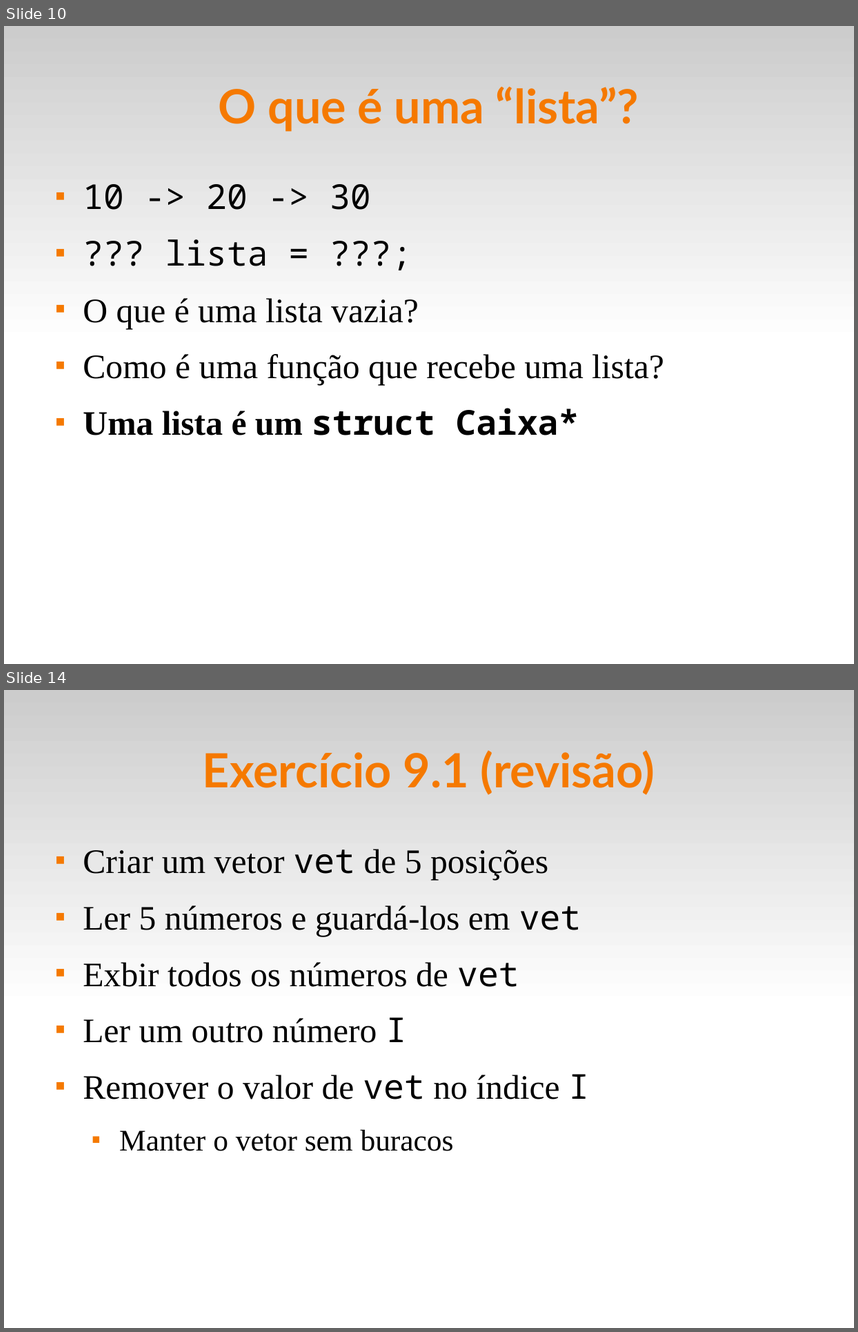
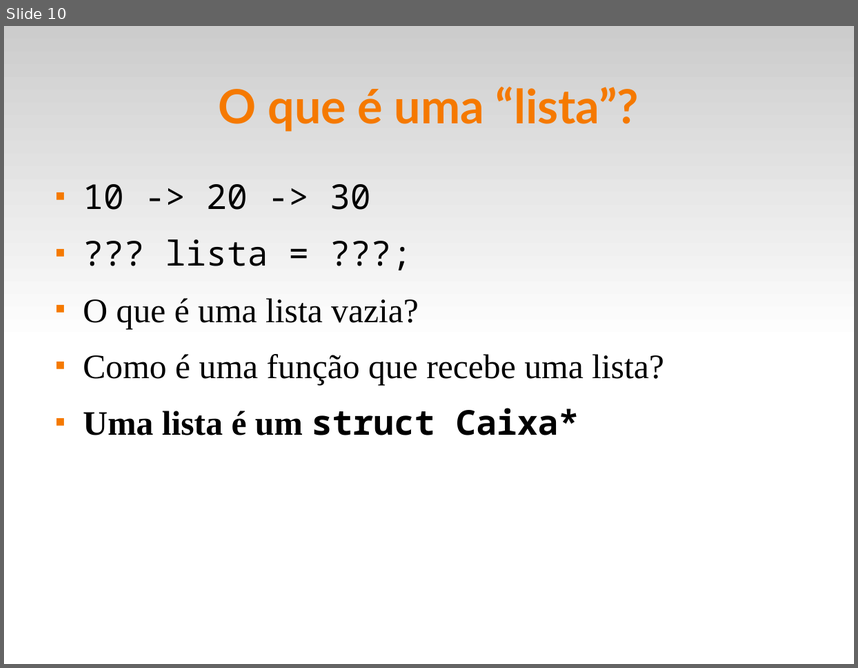
Before and after one commit to fsantanna-uerj/LP1, a slide deck: Slides/lp1-09-listas.odp. Shown one above the other, each under a label of ours: slides 10 and 14 before the commit, slide 10 after it; the slides between them are not shown. The pictures are 858x1332 and 858x668 pixels, drawn with LibreOffice and Linux fonts; fonts in the diff are those of the drawing. Boxes give left, top, right and bottom in pixels: in the first picture for what was removed or moved away, otherwise in the second. Text is boxed around its words. In the diff, an @@ line names an element or a change of style, - is before the commit and + after.

```diff
--- a/Slides/lp1-09-listas.odp
+++ b/Slides/lp1-09-listas.odp
@@ slide 14 removed at [4, 690, 854, 1328], background #FFFFFF; not listed: 1 template element that a slide beside it also shows @@
@@ title removed at [203, 750, 655, 795] @@
-Exercício 9.1 (revisão)
@@ text removed at [83, 849, 589, 1151] @@
-■ Criar um vetor vet de 5 posições
-■ Ler 5 números e guardá-los em vet
-■ Exbir todos os números de vet
-■ Ler um outro número I
-■ Remover o valor de vet no índice I
-  ■ Manter o vetor sem buracos
```
Also in this commit, not shown: 3 slides changed, 5 other slides removed, 2 other files.
